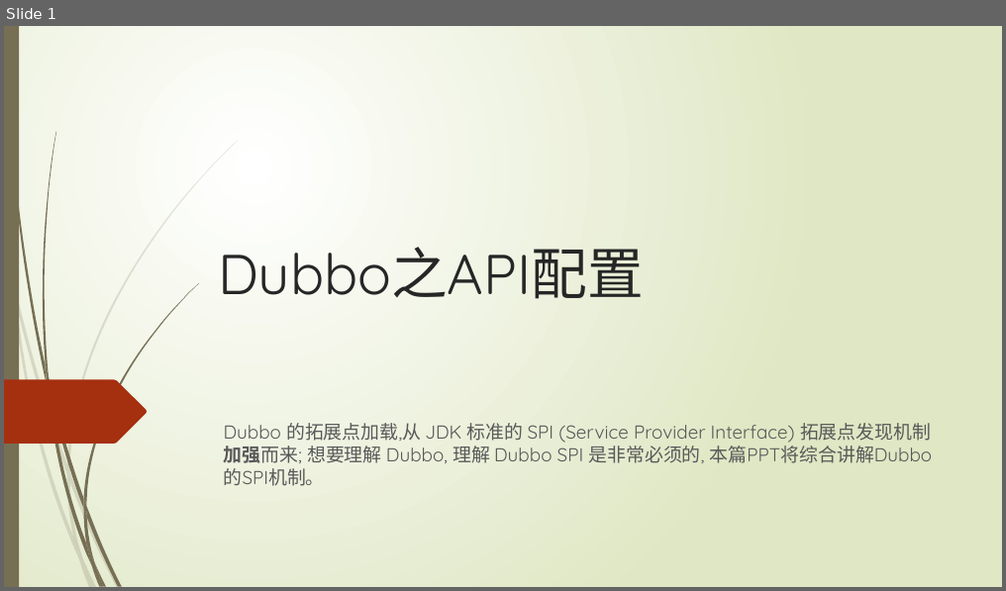
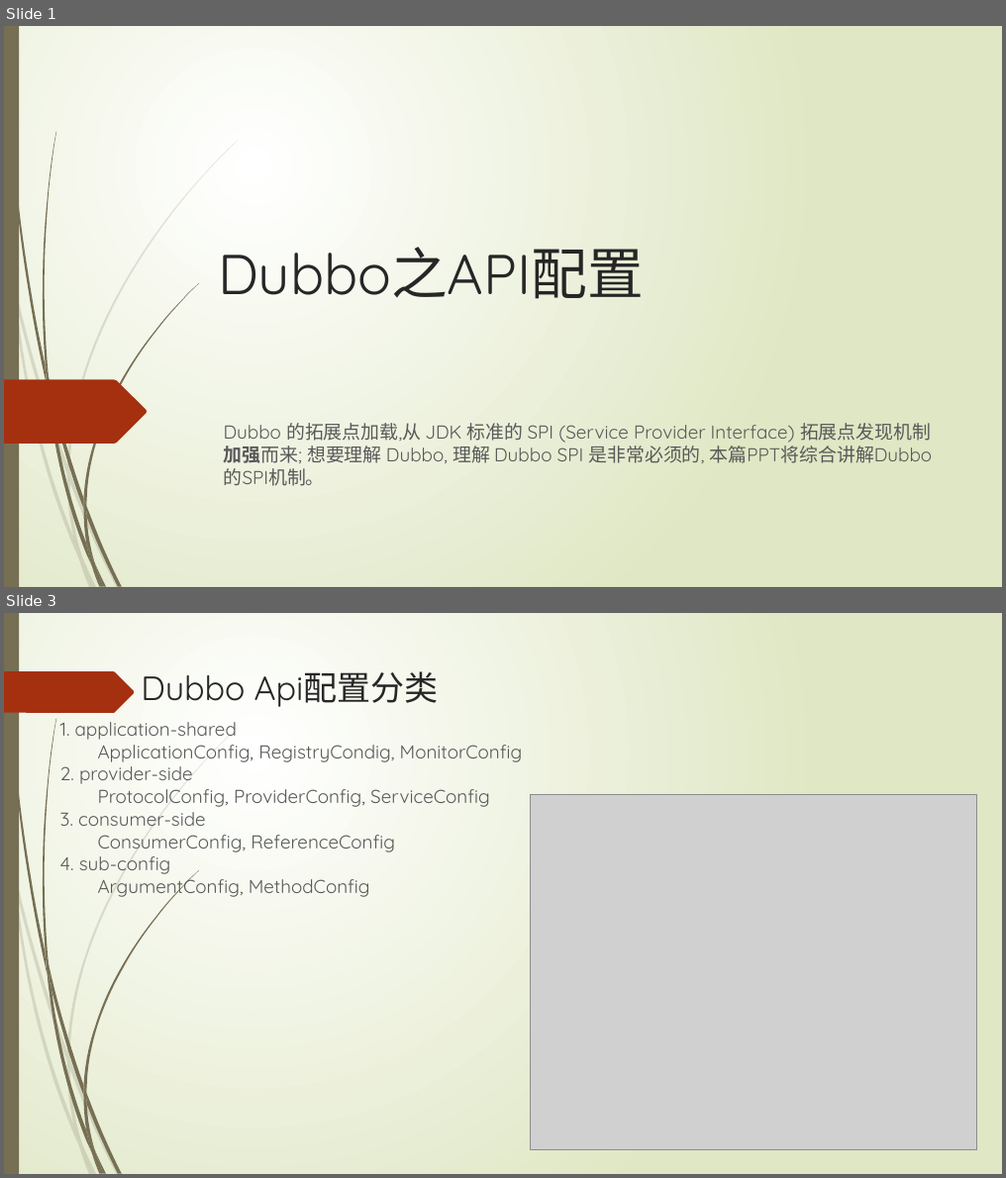
Before and after one commit to ityongman/Source_code_from-entry_to_giveup, a slide deck: dubbo/Dubbo 分析之API配置 v1.0 (二).pptx. Shown one above the other, each under a label of ours: slide 1 before the commit, slides 1 and 3 after it; the slides between them are not shown. The pictures are 1006x591 and 1006x1178 pixels, drawn with LibreOffice and Linux fonts; fonts in the diff are those of the drawing; grey boxes stand for pictures. Boxes give left, top, right and bottom in pixels: in the first picture for what was removed or moved away, otherwise in the second. Text is boxed around its words. In the diff, an @@ line names an element or a change of style, - is before the commit and + after.

```diff
--- a/dubbo/Dubbo 分析之API配置 v1.0 (二).pptx
+++ b/dubbo/Dubbo 分析之API配置 v1.0 (二).pptx
@@ slide 3 added at (x1=4, y1=613, x2=1002, y2=1174), background gradient #FFFFFF to #DFE8C4; not listed: 23 template elements that a slide beside it also shows @@
@@ freeform shape added at (x1=4, y1=671, x2=135, y2=713), fill #A53010 @@
@@ text added at (x1=141, y1=671, x2=439, y2=707), 32.4 pt, text #262626 @@
+Dubbo Api配置分类
@@ text added at (x1=60, y1=722, x2=523, y2=899), 18 pt, text #595959 @@
+1. application-shared
+ApplicationConfig, RegistryCondig, MonitorConfig
+2. provider-side
+ProtocolConfig, ProviderConfig, ServiceConfig
+3. consumer-side
+ConsumerConfig, ReferenceConfig
+4. sub-config
+ArgumentConfig, MethodConfig
@@ picture added at (x1=531, y1=795, x2=977, y2=1150) @@
```
Also in this commit, not shown: 12 other slides added, 23 slides removed, 6 other files.
